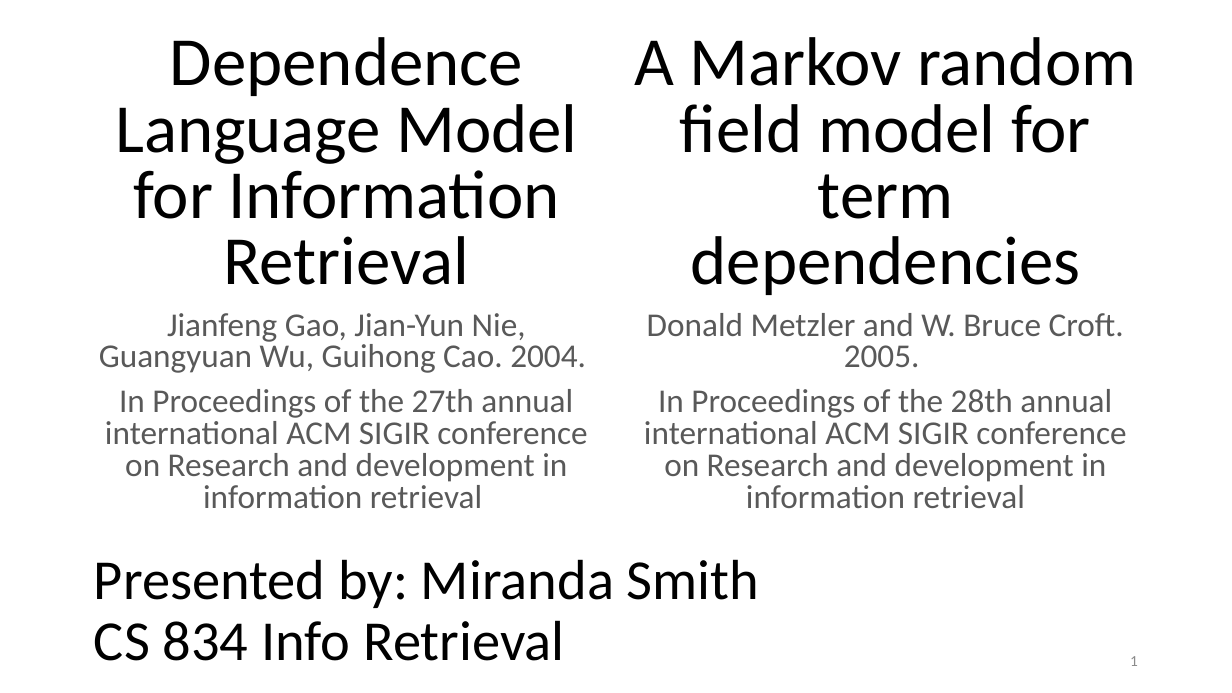
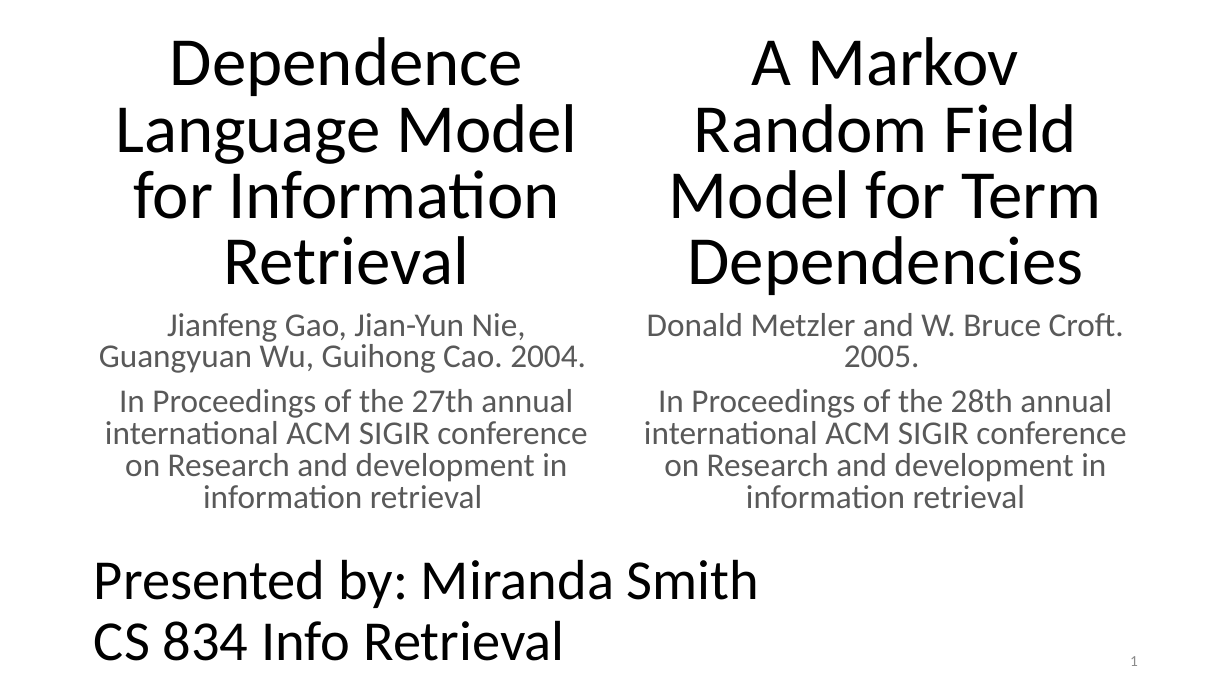
Before and after one commit to Miranda-C-Smith/cs834-f17, a slide deck: slide 1 of assignments/Presentation3/LanguageModelSlides.pptx. Drawn at 1232x693 pixels with LibreOffice and Linux fonts; fonts in the diff are those of the drawing. Boxes give left, top, right and bottom in pixels: in the first picture for what was removed or moved away, otherwise in the second. Text is boxed around its words. In the diff, an @@ line names an element or a change of style, - is before the commit and + after.

```diff
--- a/assignments/Presentation3/LanguageModelSlides.pptx
+++ b/assignments/Presentation3/LanguageModelSlides.pptx
@@ text at (x1=669, y1=37, x2=1102, y2=295): text changed @@
-A Markov random field model for term dependencies
+A Markov Random Field Model for Term Dependencies
```
Also in this commit, not shown: 5 other slides changed, 10 slides added, 1 slide removed, 4 other files.
